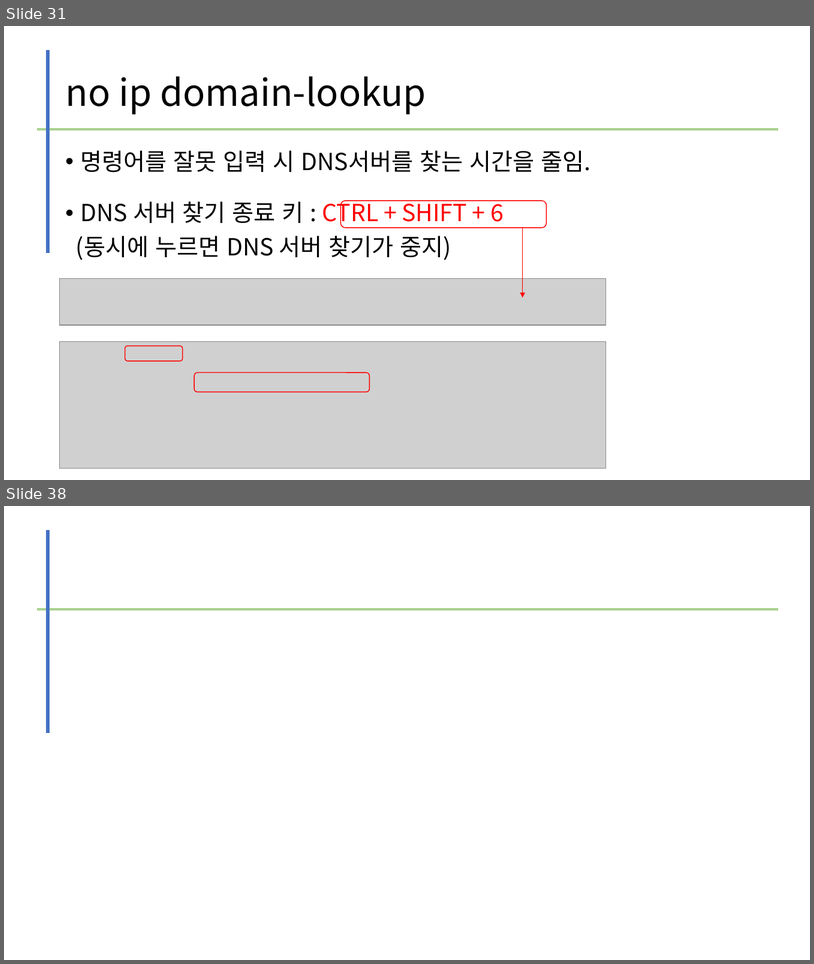
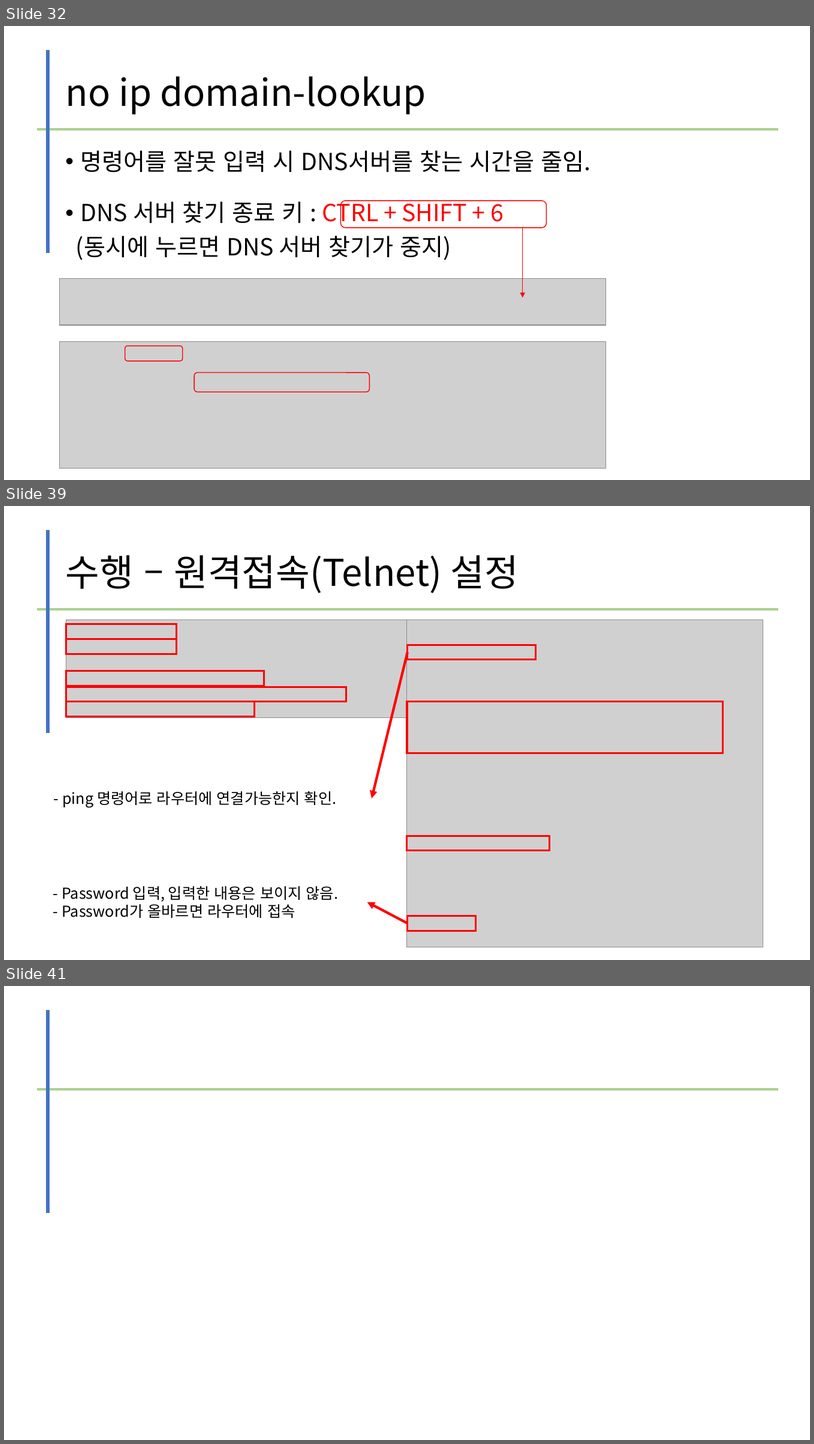
Before and after one commit to kig2929kig/network, a slide deck: L2L3 스위치 구축.pptx. Shown one above the other, each under a label of ours: slides 31 and 38 before the commit, slides 32, 39 and 41 after it; the slides between them are not shown. The pictures are 814x964 and 814x1444 pixels, drawn with LibreOffice and Linux fonts; fonts in the diff are those of the drawing; grey boxes stand for pictures. Boxes give left, top, right and bottom in pixels: in the first picture for what was removed or moved away, otherwise in the second. Text is boxed around its words. In the diff, an @@ line names an element or a change of style, - is before the commit and + after.

```diff
--- a/L2L3 스위치 구축.pptx
+++ b/L2L3 스위치 구축.pptx
@@ slide 39 added at <box>4,506,810,960</box>, background #FFFFFF @@
@@ line added from (48, 530) to (48, 733), #4472C4 4.5 pt @@
@@ title added at <box>65,555,518,593</box>, 44 pt, text #000000 @@
+수행 – 원격접속(Telnet) 설정
@@ line added from (36, 609) to (779, 609), #A9D18E 3 pt @@
@@ picture added at <box>66,620,513,717</box> @@
@@ rectangle added at <box>66,624,176,639</box>, outline #FF0000 2.25 pt @@
@@ picture added at <box>408,620,763,946</box> @@
@@ rectangle added at <box>66,639,176,654</box>, outline #FF0000 2.25 pt @@
@@ rectangle added at <box>408,645,536,659</box>, outline #FF0000 2.25 pt @@
@@ arrow added from (408, 652) to (372, 798), #FF0000 3 pt @@
@@ rectangle added at <box>66,670,264,685</box>, outline #FF0000 2.25 pt @@
@@ rectangle added at <box>66,687,347,702</box>, outline #FF0000 2.25 pt @@
@@ rectangle added at <box>66,702,254,716</box>, outline #FF0000 2.25 pt @@
@@ rectangle added at <box>408,702,723,753</box>, outline #FF0000 2.25 pt @@
@@ text added at <box>62,791,336,807</box>, 18 pt, text #000000 @@
+- ping 명령어로 라우터에 연결가능한지 확인.
@@ rectangle added at <box>407,835,550,850</box>, outline #FF0000 2.25 pt @@
@@ text added at <box>62,886,338,918</box>, 18 pt, text #000000 @@
+- Password 입력, 입력한 내용은 보이지 않음.
+- Password가 올바르면 라우터에 접속
@@ arrow added from (408, 923) to (368, 901), #FF0000 3 pt @@
@@ rectangle added at <box>408,916,476,930</box>, outline #FF0000 2.25 pt @@
@@ what was slide 31 is now slide 32 @@
@@ what was slide 38 is now slide 41 @@
```
Also in this commit, not shown: 1 slide changed, 10 other slides added, 6 slides removed.
